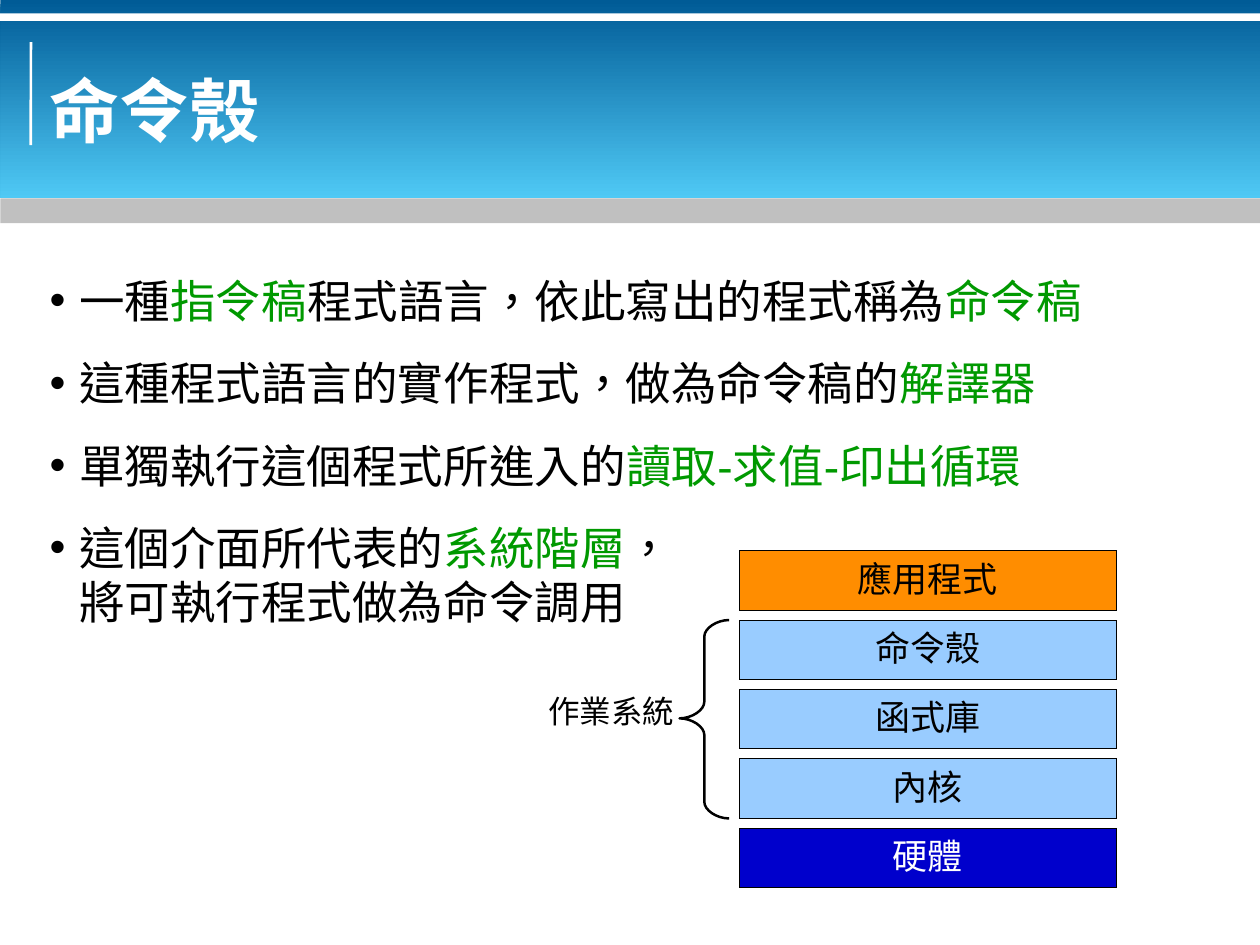
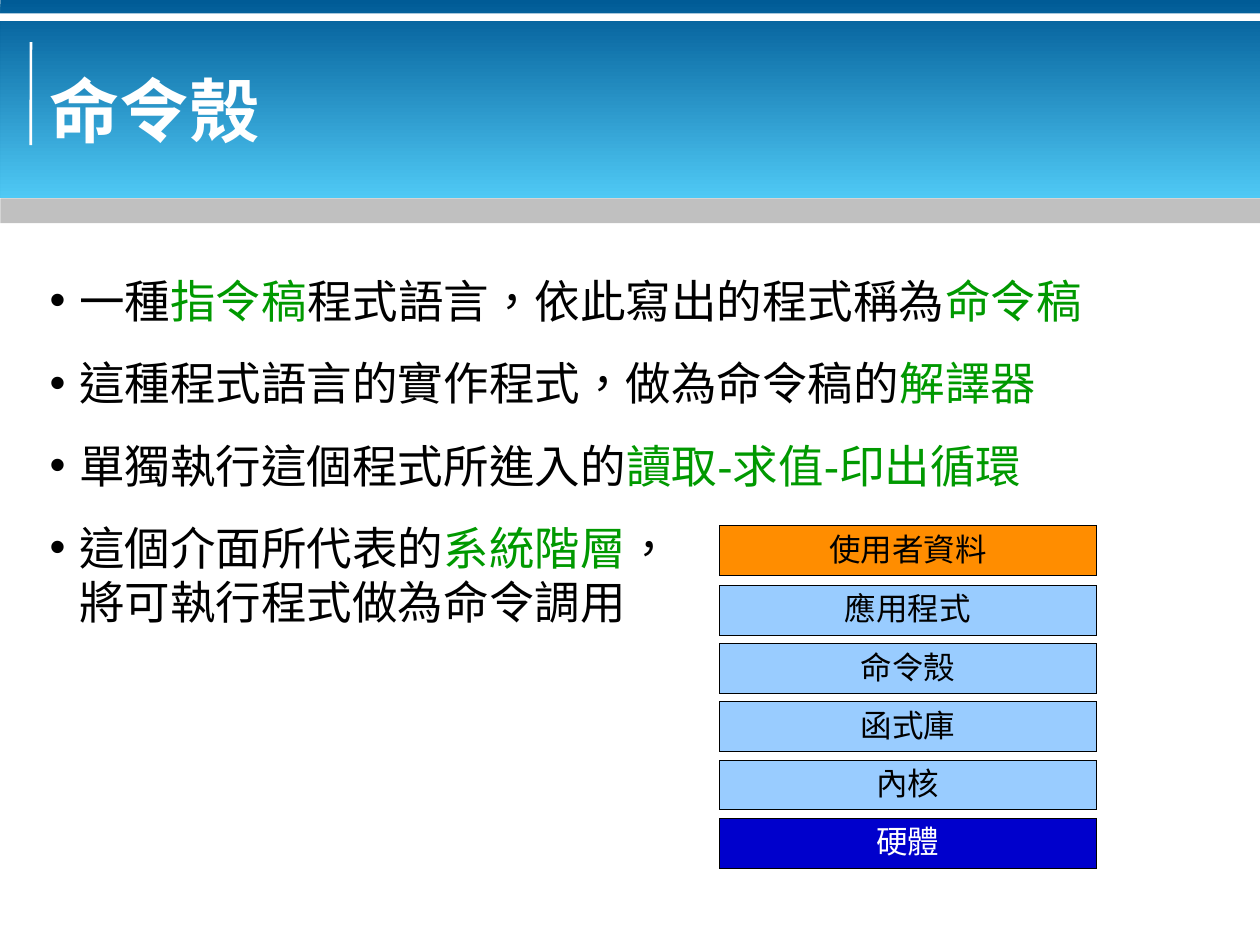
Before and after one commit to bluebat/.presentations, a slide deck: slide 3 of bash-basics.odp. Drawn at 1260x945 pixels with LibreOffice and Linux fonts; fonts in the diff are those of the drawing; background and template pictures are left out. Boxes give left, top, right and bottom in pixels: in the first picture for what was removed or moved away, otherwise in the second. Text is boxed around its words. In the diff, an @@ line names an element or a change of style, - is before the commit and + after.

```diff
--- a/bash-basics.odp
+++ b/bash-basics.odp
@@ rectangle added at (719, 525, 1096, 576), fill #FF8D00, outline #000000 0 pt, 18 pt, text #000000 @@
+使用者資料
@@ rectangle "應用程式": place and size @@
-rectangle "應用程式" at (740, 551, 1116, 610)
+rectangle "應用程式" at (719, 586, 1096, 636)
@@ rectangle "應用程式" at (719, 586, 1096, 636): size 20 to 18 pt; fill #FF8D00 to #99CCFF @@
@@ freeform shape removed at (679, 620, 728, 818) @@
@@ size 20 to 18 pt in 4 elements at (719, 760, 1096, 810), (719, 702, 1096, 752), (719, 818, 1096, 868), (719, 644, 1096, 694) @@
@@ rectangle "命令殼": place and size @@
-rectangle "命令殼" at (740, 620, 1116, 679)
+rectangle "命令殼" at (719, 644, 1096, 694)
@@ text removed at (548, 696, 674, 726) @@
-作業系統
@@ rectangle "函式庫": place and size @@
-rectangle "函式庫" at (740, 689, 1116, 748)
+rectangle "函式庫" at (719, 702, 1096, 752)
@@ rectangle "內核": place and size @@
-rectangle "內核" at (740, 759, 1116, 818)
+rectangle "內核" at (719, 760, 1096, 810)
@@ rectangle "硬體": place and size @@
-rectangle "硬體" at (740, 828, 1116, 887)
+rectangle "硬體" at (719, 818, 1096, 868)
```
Also in this commit, not shown: 3 other slides changed.
